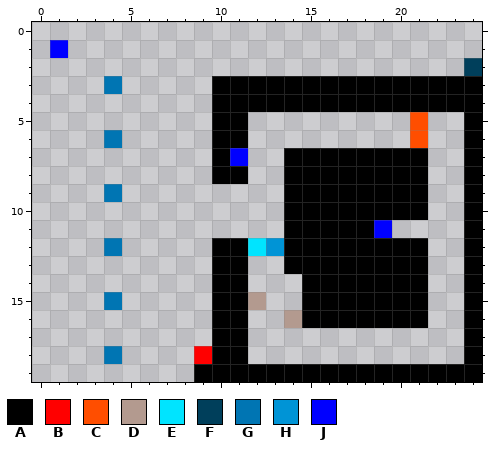
A pixel-art sprite gets an edit: Assets/Sprites/Maps/png/01-04map.png. Above, as it was before the edit.
The file is 25x20 pixels. Colours within 5 levels of each other are drawn and written as one.
Palette (. is transparent): A #000000  B #ff0000  C #ff4e00  D #b39a8f  E #00e4ff  F #003f5b  G #0075b3  H #0094d6  J #0000ff
And afterwards:
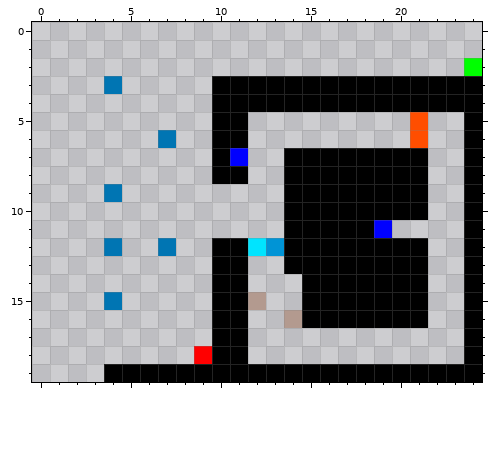
Changes in this commit:
@@ palette @@
-F #003f5b
+F #00ff00
@@ x 0..3 @@
  0 ....
- 1 .J..
+ 1 ....
  2 ....
@@ x 2..9 @@
  5 ........
- 6 ..G.....
+ 6 .....G..
  7 ........
@@ x 5..9 @@
 11 .....
-12 .....
+12 ..G..
 13 .....
@@ x 2..10 @@
 17 ........A
-18 ..G....BA
-19 .......AA
+18 .......BA
+19 ..AAAAAAA
Pixel boxes of the changes (left, top, right, bottom) in both pictures:
erased: (50, 40, 68, 58)
changed: (464, 58, 482, 76)
changed: (104, 130, 176, 148)
added: (158, 238, 176, 256)
changed: (104, 346, 194, 382)
